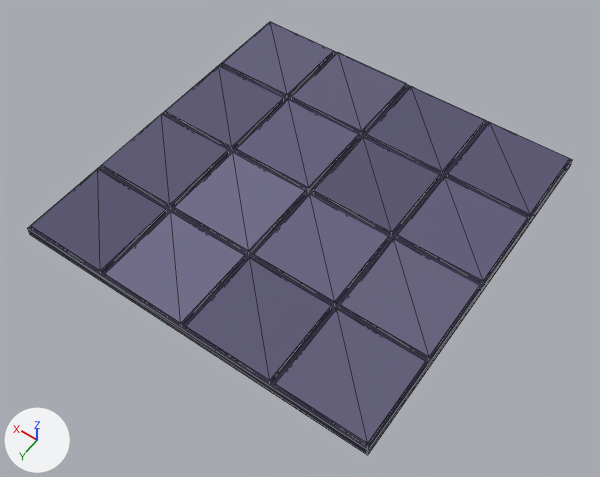
The glTF model assets/models/kit/dungeon/dun_floor_b.glb, before and after one commit.
One viewpoint serves both versions: a camera (50 mm lens) standing at (-3.19, 4.63, 6.42) and looking at (-0.13, 0.34, -0.31). Lighting does not change. The marker at lower left points along +X, +Y and +Z. The first picture is the older version. Mesh edges are drawn as thin lines. Vertices at exactly the same position are counted once.

Before the edit, the objects in view are built like this:
```python
me_dun_floor_b = bpy.data.meshes.new('dun_floor_b')
me_dun_floor_b.from_pydata(...)  # 136 vertices, 204 faces; spans x -2.0..2.0, y -2.0..2.0, z -0.1..0.04
me_dun_floor_b.materials.append(mat_tr_matte)
ob_dun_floor_b = bpy.data.objects.new('dun_floor_b', me_dun_floor_b)
ob_dun_floor_b.location = (0.0, 0.0, 0.0)
```
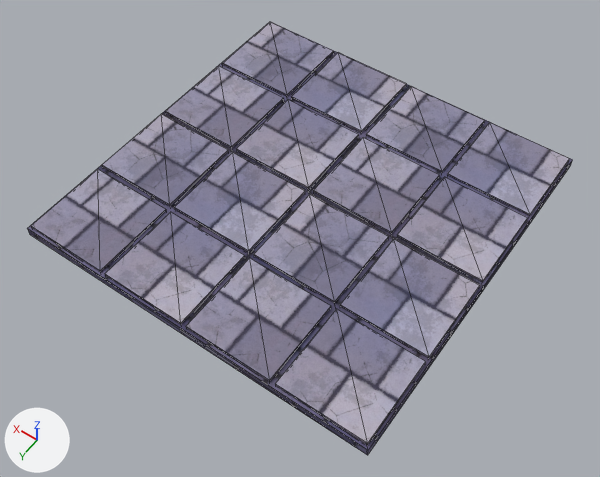
Boxes (x1, y1, x2, y2) around the edits, measured in the pictures (600 x 477 px):
'dun_floor_b', recoloured, surface changed (lighter)
    both: (27, 22, 573, 455)
part 1 of me_dun_floor_b, recoloured
    both: (27, 24, 573, 450)
part 2 of me_dun_floor_b, recoloured
    both: (368, 160, 573, 454)
part 3 of me_dun_floor_b, recoloured
    both: (28, 229, 368, 455)
part 4 of me_dun_floor_b, recoloured (lighter)
    both: (31, 22, 570, 445)
part 6 of me_dun_floor_b, recoloured (greyish blue to white)
    both: (31, 22, 570, 445)
part 7 of me_dun_floor_b, recoloured
    both: (27, 24, 573, 455)

The change, as a diff of the scene's bpy script:
```diff
--- a/assets/models/kit/dungeon/dun_floor_b.glb.py
+++ b/assets/models/kit/dungeon/dun_floor_b.glb.py
@@ img_floor_slabs_col_jpg @@
+img_floor_slabs_col_jpg = load_image('floor_slabs_col.jpg', '../../../textures/painted/floor_slabs_col.jpg', 1024, 1024, 'sRGB')
@@ img_floor_slabs_nrm_jpg @@
+img_floor_slabs_nrm_jpg = load_image('floor_slabs_nrm.jpg', '../../../textures/painted/floor_slabs_nrm.jpg', 1024, 1024, 'Non-Color')
@@ img_dungeon_bricks_col_jpg @@
+img_dungeon_bricks_col_jpg = load_image('dungeon_bricks_col.jpg', '../../../textures/painted/dungeon_bricks_col.jpg', 1024, 1024, 'sRGB')
@@ img_dungeon_bricks_nrm_jpg @@
+img_dungeon_bricks_nrm_jpg = load_image('dungeon_bricks_nrm.jpg', '../../../textures/painted/dungeon_bricks_nrm.jpg', 1024, 1024, 'Non-Color')
@@ mat_tr_tex_floor_slabs @@
+mat_tr_tex_floor_slabs = bpy.data.materials.new('TR_Tex_floor_slabs')
+# uses the picture img_floor_slabs_col_jpg
+# uses the picture img_floor_slabs_nrm_jpg
@@ mat_tr_tex_dungeon_bricks @@
+mat_tr_tex_dungeon_bricks = bpy.data.materials.new('TR_Tex_dungeon_bricks')
+# uses the picture img_dungeon_bricks_col_jpg
+# uses the picture img_dungeon_bricks_nrm_jpg
@@ me_dun_floor_b @@
 me_dun_floor_b.from_pydata(...)  # 136 vertices, 204 faces; spans x -2.0..2.0, y -2.0..2.0, z -0.1..0.04
 # used by ob_dun_floor_b; location = (0.0, 0.0, 0.0)
+# me_dun_floor_b part 1: 4 of the faces centred in x -0.67..0.67, y -0.67..0.67, z -0.1..0.0 switch from mat_tr_matte to mat_tr_tex_dungeon_bricks
+# me_dun_floor_b part 2: 2 of the faces centred in x -2.0, y -0.67..0.67, z -0.07..-0.03 switch from mat_tr_matte to mat_tr_tex_dungeon_bricks
+# me_dun_floor_b part 3: 2 of the faces centred in x -0.67..0.67, y 2.0, z -0.07..-0.03 switch from mat_tr_matte to mat_tr_tex_dungeon_bricks
+# me_dun_floor_b part 4: 192 of the faces centred in x -1.97..1.97, y -1.97..1.97, z -0.04..0.04 switch from mat_tr_matte to mat_tr_tex_floor_slabs
+# me_dun_floor_b part 5: texture (UV) coordinates changed
+# me_dun_floor_b part 6: 192 faces centred in x -1.97..1.97, y -1.97..1.97, z -0.04..0.04 are repainted in the vertex colours; the middle colour goes from greyish blue #605c79 to white #ffffff
+# me_dun_floor_b part 7: 12 faces centred in x -2.0..2.0, y -2.0..2.0, z -0.1..0.0 are repainted in the vertex colours; the middle colour goes from dark blue #2c2940 to white #ffffff
```
